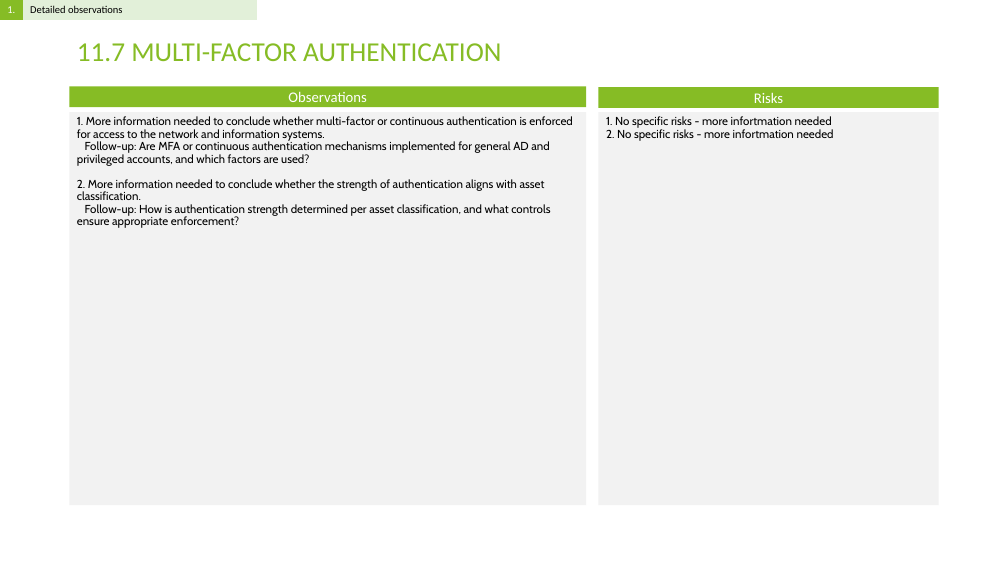
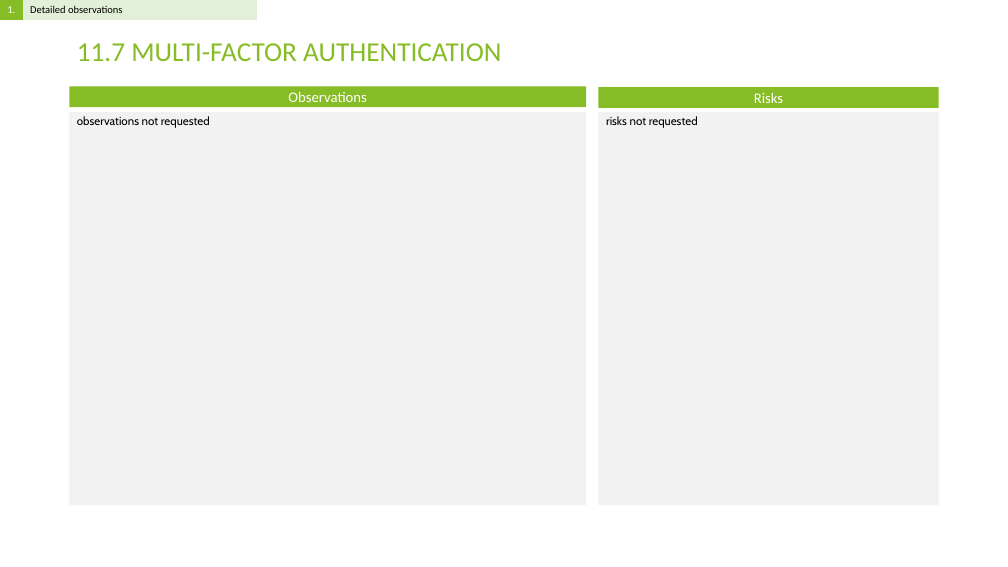
Before and after one commit to Rokas01/tprm, a slide deck: slide 15 of filename.pptx. Drawn at 1008x567 pixels with LibreOffice and Linux fonts; fonts in the diff are those of the drawing. Boxes give left, top, right and bottom in pixels: in the first picture for what was removed or moved away, otherwise in the second. Text is boxed around its words. In the diff, an @@ line names an element or a change of style, - is before the commit and + after.

```diff
--- a/filename.pptx
+++ b/filename.pptx
@@ text at (77,116,210,128): text changed @@
-1. More information needed to conclude whether multi-factor or continuous authentication is enforced for access to the network and information systems.
-Follow-up: Are MFA or continuous authentication mechanisms implemented for general AD and privileged accounts, and which factors are used?
-2. More information needed to conclude whether the strength of authentication aligns with asset classification.
-Follow-up: How is authentication strength determined per asset classification, and what controls ensure appropriate enforcement?
+observations not requested
@@ text at (606,116,698,128): text changed @@
-1. No specific risks - more infortmation needed
-2. No specific risks - more infortmation needed
+risks not requested
```
Also in this commit, not shown: 13 other slides changed, 1 other file.
